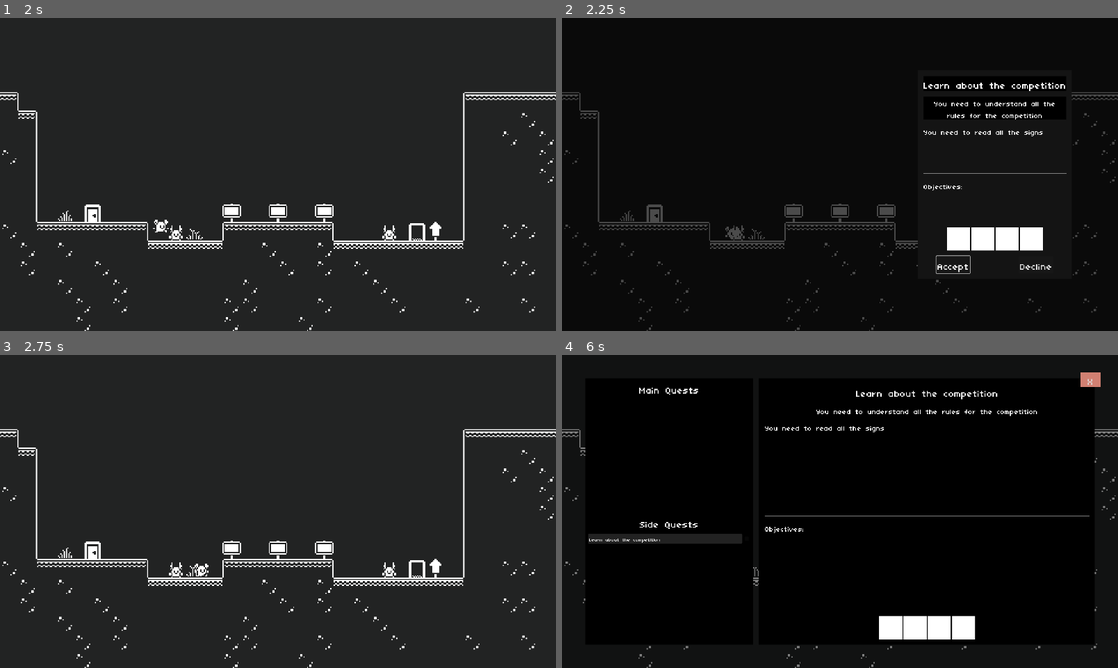
Above: before the commit, frames 1-4 (two rows, left to right).
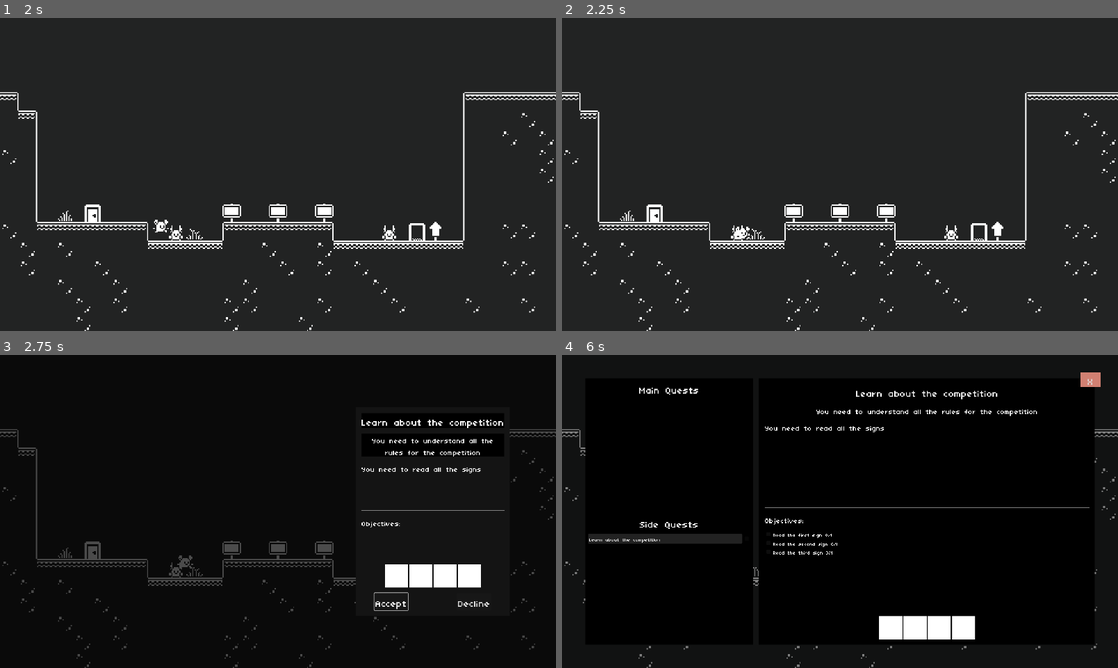
Above: after the commit, the same moments.

Repository: jrenato/duality
Game: Godot game, scene res://UI/main_menu.tscn
Two runs of this game, one before a commit and one after it. Both use one fixed random seed, a clock stepped at 60 frames per second and the inputs below.
Inputs (mouse positions are in pixels of both pictures, inside the frame that each line leads up to):
- Up to frame 1 (2 s): click "Start" at 0.5 s; tap Enter at 1.25 s; hold D (move_right) from 1.28 s (still down); tap E (interact, bound only after the commit) at 1.35 s; tap Space (jump) at 1.52 s; tap W (interact, bound only before the commit) at 1.55 s
- Up to frame 2 (2.25 s): keep holding D (move_right); tap W (interact, bound only before the commit) at 2.1 s
- Up to frame 3 (2.75 s): keep holding D (move_right); tap Space (jump) at 2.27 s; tap E (interact, bound only after the commit) at 2.3 s
- Up to frame 4 (6 s): release D (move_right) at 2.75 s; click (951, 602) at 2.75 s, where only the run after the commit has a clickable "Accept"; hold A (move_left) 3.53-4.28 s; tap E (interact, bound only after the commit) at 3.6, 4.55 s; tap W (interact, bound only before the commit) at 3.8, 4.35, 5.3 s; hold D (move_right) 4.28-5.75 s; tap Space (jump) at 4.52, 5.27 s; tap Tab (toggle_log) at 5.1 s; click "Learn about the competition" at 5.75 s

Frame 1 is identical in both runs. In frame 2, 86% of the frame differs, in the area x 0-100%, y 0-100%; in frame 3, 86%; in frame 4, 0.5%.

Commit message:
Improved quest screen

Diff:
--- a/Systems/Quest/Components/quest_log_component.gd
+++ b/Systems/Quest/Components/quest_log_component.gd
@@ -3,6 +3,7 @@
 
 @export var quest_base_scene : PackedScene
 @export var quest_log_screen_entry : PackedScene
+@export var quest_log_screen_objective : PackedScene
 
 var current_active_quests : Array[int]
 var completed_quests : Array[int]
@@ -28,6 +29,7 @@
 	if quest_details.quest_id not in current_active_quests:
 		var quest_base : QuestBase  = quest_base_scene.instantiate()
 		quest_base.quest_details = quest_details
+		quest_base.current_stage = 0
 		current_quests.add_child(quest_base)
 
 		current_active_quests.append(quest_details.quest_id)
@@ -51,7 +53,7 @@
 			quest_log_screen.side_quests.add_child(quest_entry)
 
 		quest_entry.button.text = current_quest.quest_details.quest_name
-		quest_entry.button.pressed.connect(_on_quest_button_pressed.bind(current_quest.quest_details))
+		quest_entry.button.pressed.connect(_on_quest_button_pressed.bind(current_quest))
 
 
 func clear_quests_log() -> void:
@@ -78,12 +80,18 @@
 	pass
 
 
-func _on_quest_button_pressed(quest_details : QuestDetails) -> void:
+func _on_quest_button_pressed(quest : QuestBase) -> void:
 	quest_log_screen.quest_details_container.visible = true
 
-	quest_log_screen.title_label.text = quest_details.quest_name
-	quest_log_screen.description_label.text = quest_details.log_description
-	quest_log_screen.stage_label.text = quest_details.stages[0].description
+	quest_log_screen.title_label.text = quest.quest_details.quest_name
+	quest_log_screen.description_label.text = quest.quest_details.log_description
+	quest_log_screen.stage_label.text = quest.quest_details.stages[quest.current_stage].description
+
+	for objective in quest.quest_details.stages[quest.current_stage].objectives:
+		var stage_objective_screen : QuestLogScreenObjective = quest_log_screen_objective.instantiate()
+		quest_log_screen.objectives_container.add_child(stage_objective_screen)
+		stage_objective_screen.objective_label.text = "%s %s/%s" % [objective.objective_name, 0, objective.quantity]
+
 
 func _on_close_button_pressed() -> void:
 	hide_quest_log_screen()
--- a/Systems/Quest/Components/quest_log_component.tscn
+++ b/Systems/Quest/Components/quest_log_component.tscn
@@ -1,15 +1,17 @@
-[gd_scene load_steps=5 format=3 uid="uid://bdps56r6rpulg"]
+[gd_scene load_steps=6 format=3 uid="uid://bdps56r6rpulg"]
 
 [ext_resource type="Script" path="res://Systems/Quest/Components/quest_log_component.gd" id="1_lv8rn"]
 [ext_resource type="PackedScene" uid="uid://b862nja7iih4y" path="res://Systems/Quest/quest_base.tscn" id="2_wy5f7"]
 [ext_resource type="PackedScene" uid="uid://c64grf1bj8t7x" path="res://Systems/Quest/UI/quest_log_screen_entry.tscn" id="3_it16a"]
 [ext_resource type="PackedScene" uid="uid://css1dj7u5geam" path="res://Systems/Quest/UI/quest_log_screen.tscn" id="3_ub6kb"]
+[ext_resource type="PackedScene" uid="uid://btrbt6br5fglg" path="res://Systems/Quest/UI/quest_log_screen_objective.tscn" id="4_yslwk"]
 
 [node name="QuestLogComponent" type="Node"]
 process_mode = 3
 script = ExtResource("1_lv8rn")
 quest_base_scene = ExtResource("2_wy5f7")
 quest_log_screen_entry = ExtResource("3_it16a")
+quest_log_screen_objective = ExtResource("4_yslwk")
 
 [node name="CurrentQuests" type="Node" parent="."]
 unique_name_in_owner = true
--- a/Systems/Quest/UI/quest_log_screen.gd
+++ b/Systems/Quest/UI/quest_log_screen.gd
@@ -5,6 +5,7 @@
 @onready var side_quests: VBoxContainer = %SideQuestsContainer
 
 @onready var quest_details_container: MarginContainer = %QuestDetailsMarginContainer
+@onready var objectives_container: VBoxContainer = %ObjectivesContainer
 
 @onready var title_label: Label = %TitleLabel
 @onready var description_label: Label = %DescriptionLabel
--- a/Systems/Quest/UI/quest_log_screen.tscn
+++ b/Systems/Quest/UI/quest_log_screen.tscn
@@ -175,11 +175,16 @@
 [node name="ObjectivesLabel" type="Label" parent="MarginContainer/HBoxContainer/PanelContainer2/QuestDetailsMarginContainer/VBoxContainer"]
 unique_name_in_owner = true
 layout_mode = 2
-size_flags_vertical = 3
+size_flags_vertical = 1
 theme_override_fonts/font = ExtResource("1_7njy7")
 theme_override_font_sizes/font_size = 48
 text = "Objectives:"
 autowrap_mode = 2
+
+[node name="ObjectivesContainer" type="VBoxContainer" parent="MarginContainer/HBoxContainer/PanelContainer2/QuestDetailsMarginContainer/VBoxContainer"]
+unique_name_in_owner = true
+layout_mode = 2
+size_flags_vertical = 3
 
 [node name="HBoxContainer" type="HBoxContainer" parent="MarginContainer/HBoxContainer/PanelContainer2/QuestDetailsMarginContainer/VBoxContainer"]
 layout_mode = 2
--- /dev/null
+++ b/Systems/Quest/UI/quest_log_screen_objective.gd
@@ -0,0 +1,5 @@
+extends HBoxContainer
+class_name QuestLogScreenObjective
+
+@onready var objective_label: Label = %Label
+@onready var objective_check_box: CheckBox = %CheckBox
--- /dev/null
+++ b/Systems/Quest/UI/quest_log_screen_objective.tscn
@@ -0,0 +1,18 @@
+[gd_scene load_steps=3 format=3 uid="uid://btrbt6br5fglg"]
+
+[ext_resource type="Script" path="res://Systems/Quest/UI/quest_log_screen_objective.gd" id="1_g188i"]
+[ext_resource type="FontFile" uid="uid://dk0lde2ju67sl" path="res://Assets/TinyUnicode.ttf" id="1_nfrb7"]
+
+[node name="QuestLogScreenObjective" type="HBoxContainer"]
+script = ExtResource("1_g188i")
+
+[node name="CheckBox" type="CheckBox" parent="."]
+unique_name_in_owner = true
+layout_mode = 2
+
+[node name="Label" type="Label" parent="."]
+unique_name_in_owner = true
+layout_mode = 2
+theme_override_fonts/font = ExtResource("1_nfrb7")
+theme_override_font_sizes/font_size = 32
+text = "Objective description"
--- a/Systems/Quest/quest_base.gd
+++ b/Systems/Quest/quest_base.gd
@@ -2,7 +2,9 @@
 class_name QuestBase
 
 var quest_details : QuestDetails
+
 var current_stage : int
 var current_stage_details : StageDetails
+
 var current_objective_progress : Dictionary
 var is_completed : bool
--- a/Systems/Quest/quest_data.tres
+++ b/Systems/Quest/quest_data.tres
@@ -72,11 +72,21 @@
 is_optional = false
 bonus_xp = 0
 
+[sub_resource type="Resource" id="Resource_eh2mc"]
+script = ExtResource("2_1deqe")
+objective_id = "read_third_sign"
+objective_name = "Read the third sign"
+description = "You need to read the third sign"
+objective_type = "inspect"
+quantity = 1
+is_optional = false
+bonus_xp = 0
+
 [sub_resource type="Resource" id="Resource_rysmu"]
 script = ExtResource("3_ickaf")
 stage_name = "Read the signs"
 description = "You need to read all the signs"
-objectives = Array[ExtResource("2_1deqe")]([SubResource("Resource_t6lnb"), SubResource("Resource_silkt")])
+objectives = Array[ExtResource("2_1deqe")]([SubResource("Resource_t6lnb"), SubResource("Resource_silkt"), SubResource("Resource_eh2mc")])
 xp_reward = 10
 currency_reward = 0
 item_rewards = {}
--- a/project.godot
+++ b/project.godot
@@ -63,16 +63,21 @@
 , Object(InputEventJoypadButton,"resource_local_to_scene":false,"resource_name":"","device":-1,"button_index":0,"pressure":0.0,"pressed":false,"script":null)
 ]
 }
-interact={
+move_up={
 "deadzone": 0.5,
 "events": [Object(InputEventKey,"resource_local_to_scene":false,"resource_name":"","device":-1,"window_id":0,"alt_pressed":false,"shift_pressed":false,"ctrl_pressed":false,"meta_pressed":false,"pressed":false,"keycode":0,"physical_keycode":87,"key_label":0,"unicode":119,"echo":false,"script":null)
 , Object(InputEventKey,"resource_local_to_scene":false,"resource_name":"","device":-1,"window_id":0,"alt_pressed":false,"shift_pressed":false,"ctrl_pressed":false,"meta_pressed":false,"pressed":false,"keycode":0,"physical_keycode":4194320,"key_label":0,"unicode":0,"echo":false,"script":null)
-, Object(InputEventJoypadButton,"resource_local_to_scene":false,"resource_name":"","device":-1,"button_index":1,"pressure":0.0,"pressed":false,"script":null)
 ]
 }
 toggle_log={
 "deadzone": 0.5,
 "events": [Object(InputEventKey,"resource_local_to_scene":false,"resource_name":"","device":-1,"window_id":0,"alt_press …(182 unchanged characters)…
+]
+}
+interact={
+"deadzone": 0.5,
+"events": [Object(InputEventKey,"resource_local_to_scene":false,"resource_name":"","device":-1,"window_id":0,"alt_pressed":false,"shift_pressed":false,"ctrl_pressed":false,"meta_pressed":false,"pressed":false,"keycode":0,"physical_keycode":69,"key_label":0,"unicode":101,"echo":false,"script":null)
+, Object(InputEventJoypadButton,"resource_local_to_scene":false,"resource_name":"","device":-1,"button_index":1,"pressure":0.0,"pressed":false,"script":null)
 ]
 }
 
Not shown: 1 places in Systems/Quest/quest_data.tres that only renumber resources
